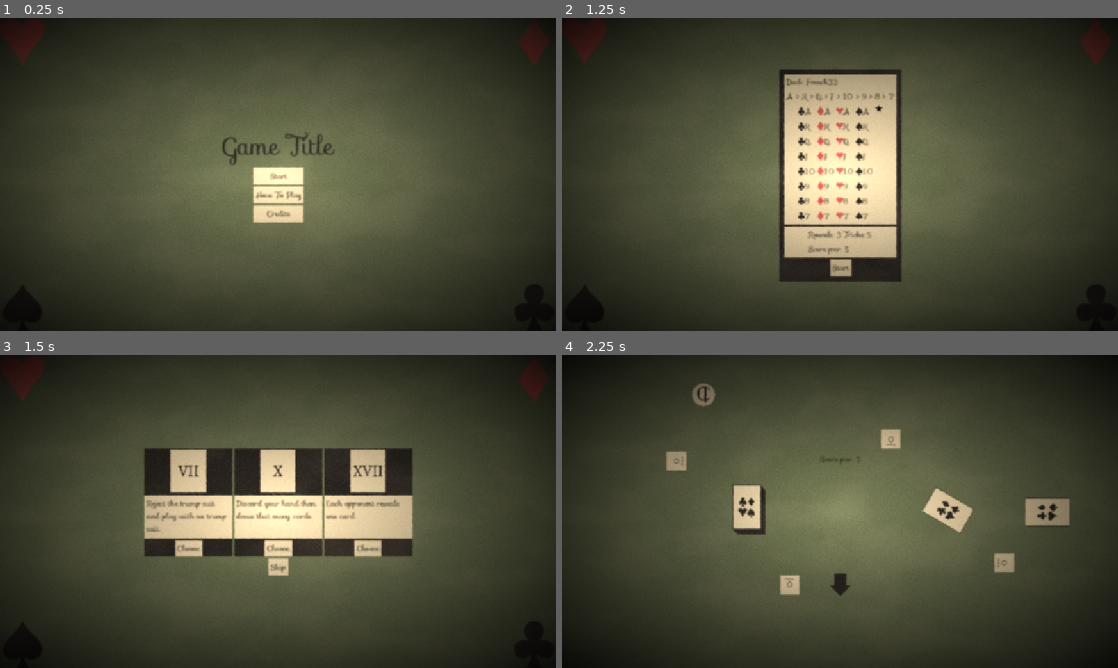
Above: before the commit, frames 1-4 (two rows, left to right).
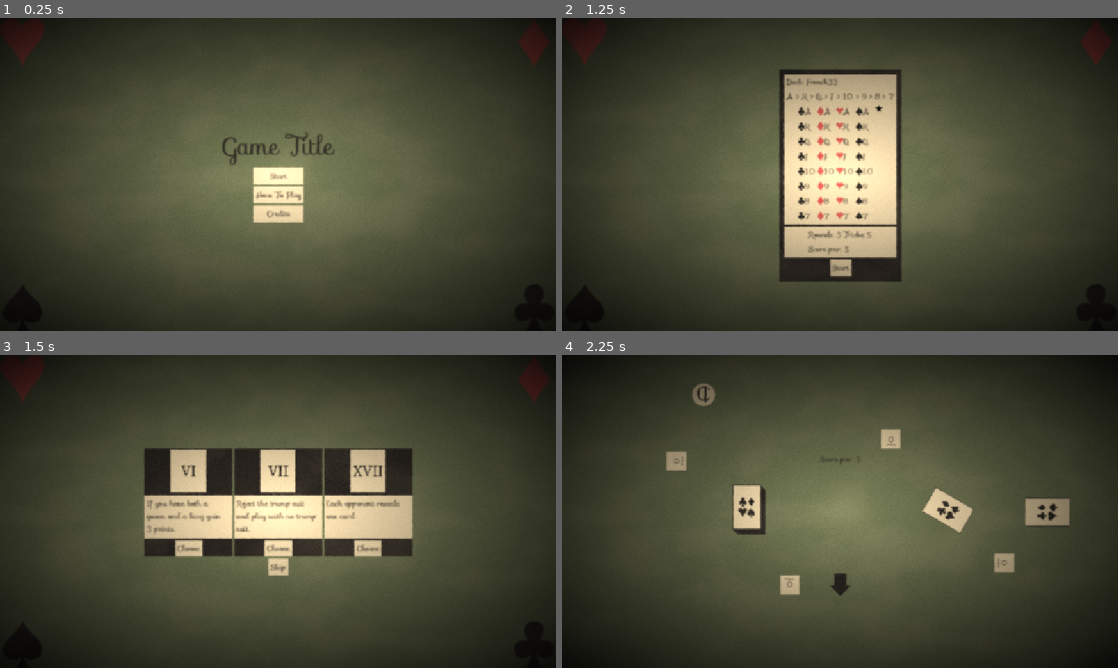
Above: after the commit, the same moments.

Repository: CMurtagh-LGTM/brackeys25.2
Game: Godot game, scene res://Main.tscn
The game is run twice, just before and just after one commit, with the same random seed, the same clock (stepped at 60 frames per second) and the same inputs.
Inputs:
- Up to frame 1 (0.25 s): no input
- Up to frame 2 (1.25 s): click "Start" at 0.5 s
- Up to frame 3 (1.5 s): click "Start" at 1.25 s
- Up to frame 4 (2.25 s): click "Skip" at 2 s

Frames 1-2 are identical in both runs. In frame 3, 0.7% of the frame differs, in the area x 26-57%, y 34-58%; in frame 4, nothing differs.

Commit message:
Celebrant

Diff:
--- a/Card/Card.gd
+++ b/Card/Card.gd
@@ -111,6 +111,9 @@
 func transient() -> bool:
 	return _transient
 
+func info() -> CardInfo:
+	return _info
+
 func _update_revealed() -> void:
 	_face.visible = _revealed
 	_back.visible = !_revealed
--- a/Hand/Hand.gd
+++ b/Hand/Hand.gd
@@ -142,6 +142,11 @@
 	_total_score_label.text = str(_total_score)
 	_current_deal_score = 0
 
+# To be used by triumphs
+func add_score(score: int) -> void:
+	_total_score += score
+	_total_score_label.text = str(_total_score)
+
 func get_total_score() -> int:
 	return _total_score
 
@@ -166,6 +171,9 @@
 
 func current_bid() -> int:
 	return _current_bid
+
+func cards() -> Array[Card]:
+	return _cards.duplicate()
 
 ## end of a trick
 func clear() -> Array[Card]:
--- /dev/null
+++ b/Resources/Triumph/Celebrant.tres
@@ -0,0 +1,19 @@
+[gd_resource type="Resource" script_class="TriumphInfo" load_steps=5 format=3 uid="uid://bruetpkdse5ye"]
+
+[ext_resource type="Script" uid="uid://dwf2alh2em4cu" path="res://Triumph/TriumphAction/MeldAction.gd" id="1_eq38b"]
+[ext_resource type="Script" uid="uid://chanul83o6q5u" path="res://Triumph/TriumphInfo.gd" id="1_l3isp"]
+[ext_resource type="Texture2D" uid="uid://bl0adp38wtnq" path="res://Assets/Characters/VI.svg" id="3_fy5vb"]
+
+[sub_resource type="Resource" id="Resource_oa3xn"]
+script = ExtResource("1_eq38b")
+cards = Array[int]([17, 18])
+score = 3
+metadata/_custom_type_script = "uid://dwf2alh2em4cu"
+
+[resource]
+script = ExtResource("1_l3isp")
+texture = ExtResource("3_fy5vb")
+description = "If you have both a queen and a king gain 3 points."
+exhausts = false
+action = SubResource("Resource_oa3xn")
+metadata/_custom_type_script = "uid://chanul83o6q5u"
--- a/Triumph/Triumph.gd
+++ b/Triumph/Triumph.gd
@@ -15,7 +15,7 @@
 func before_bid(state: TriumphGameState) -> void:
 	@warning_ignore("redundant_await")
 	await _info.action.before_bid(state)
-	_exhausted = true
+	_exhausted = _info.exhausts
 
 func has_before_bid(state: TriumphGameState) -> bool:
 	return not _exhausted and _info.action.has_before_bid(state)
--- /dev/null
+++ b/Triumph/TriumphAction/MeldAction.gd
@@ -0,0 +1,23 @@
+class_name MeldAction
+extends TriumphAction
+
+@export var cards: Array[NormalCardInfo.Character] = []
+@export var score: int = 2
+
+func before_bid(state: TriumphGameState) -> void:
+	state.player.add_score(2)
+
+func _has_card(hand_cards: Array[Card], character: NormalCardInfo.Character) -> bool:
+	for card: Card in hand_cards:
+		if not card.info() is NormalCardInfo:
+			continue
+		if not (card.info() as NormalCardInfo).character == character:
+			continue
+		return true
+	return false
+
+func has_before_bid(state: TriumphGameState) -> bool:
+	for character: NormalCardInfo.Character in cards:
+		if not _has_card(state.player.cards(), character):
+			return false
+	return true
--- a/Triumph/TriumphInfo.gd
+++ b/Triumph/TriumphInfo.gd
@@ -5,4 +5,6 @@
 
 @export var description: String
 
+@export var exhausts: bool = true
+
 @export var action: TriumphAction
Not shown, added: Triumph/TriumphAction/MeldAction.gd.uid
